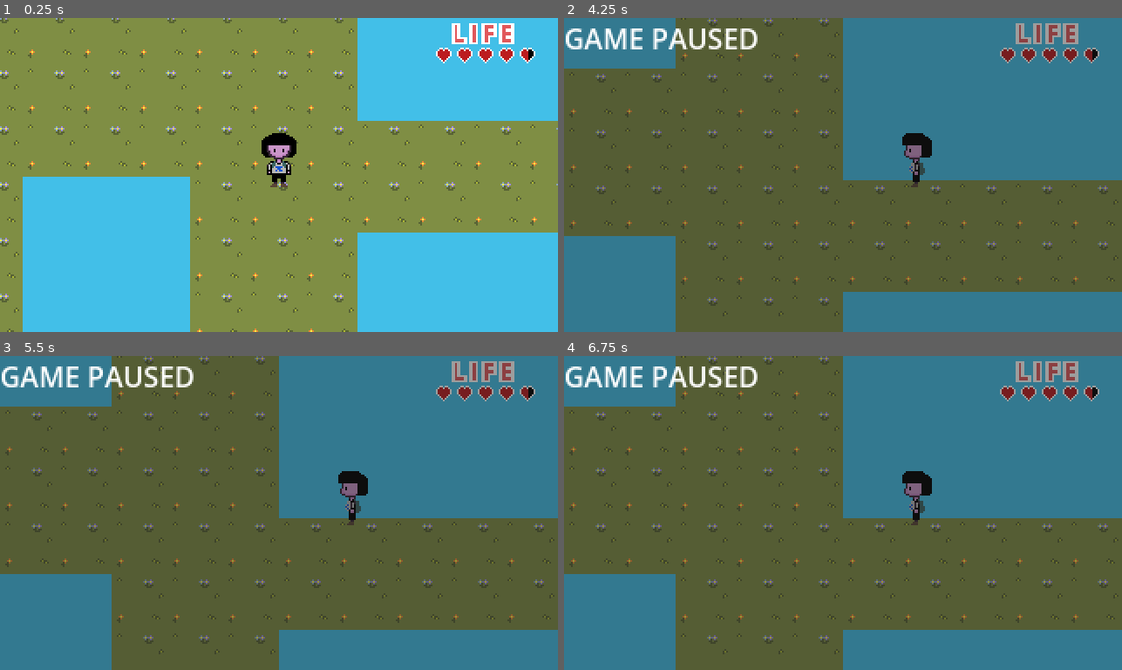
Above: before the commit, frames 1-4 (two rows, left to right).
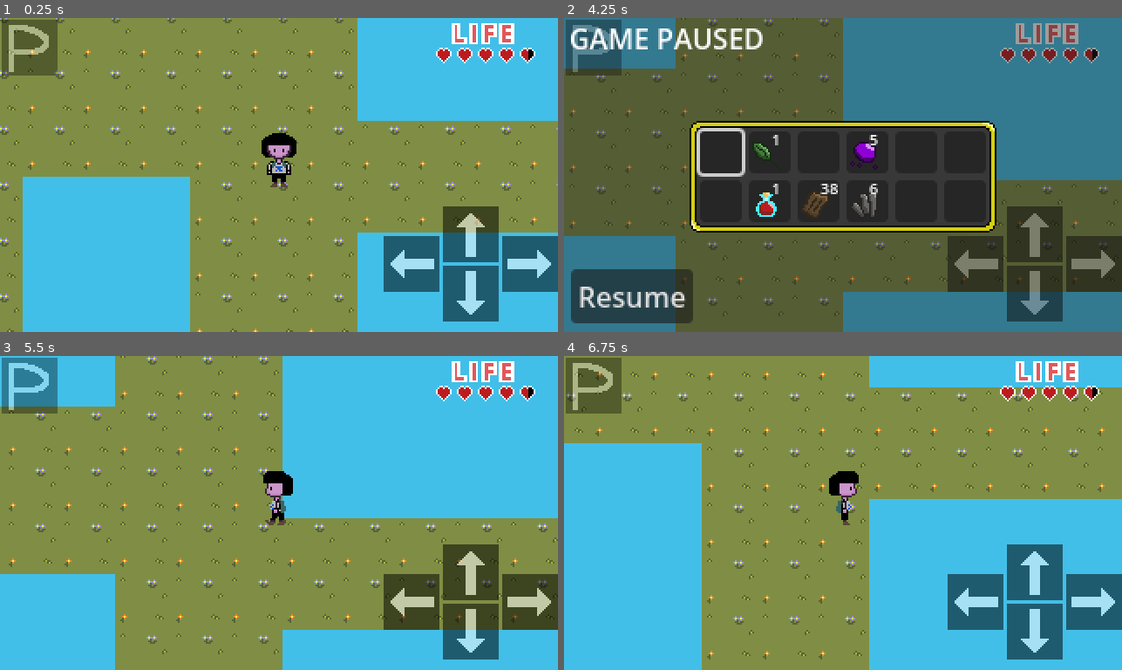
Above: after the commit, the same moments.

Repository: ViaMaqueda20/godotProj
Game: Godot game, scene res://levels/level0.tscn
The game is run twice, just before and just after one commit, with the same random seed, the same clock (stepped at 60 frames per second) and the same inputs.
Inputs (mouse positions are in pixels of both pictures, inside the frame that each line leads up to):
- Up to frame 1 (0.25 s): no input
- Up to frame 2 (4.25 s): tap Enter at 0.5 s; hold Right (key_right) 0.53-1.28 s; hold Down (key_down) 1.28-2.03 s; tap Space at 2 s; hold Right (key_right) 2.03-2.78 s; hold Up (key_up) 2.78-3.53 s; hold Left (key_left) from 3.53 s (still down); tap Escape (key_esc) at 4.15 s
- Up to frame 3 (5.5 s): release Left (key_left) at 4.25 s; click (66, 635) at 4.25 s, where only the run after the commit has a clickable "Resume"; tap Enter at 5 s; hold Left (key_left) from 5.03 s (still down)
- Up to frame 4 (6.75 s): release Left (key_left) at 5.78 s; hold Down (key_down) 5.78-6.53 s; hold Right (key_right) from 6.53 s (still down)

The runs differ from the first frame. In frame 1, 8.9% of the frame differs, in the area x 0-100%, y 0-97%; in frame 2, 33%; in frame 3, 98%; in frame 4, 99%, in the area x 0-100%, y 0-100%.

Commit message:
Added inventory and items

Diff:
--- a/project.godot
+++ b/project.godot
@@ -58,6 +58,11 @@
 ]
 }
 
+[input_devices]
+
+pointing/emulate_touch_from_mouse=true
+pointing/emulate_mouse_from_touch=false
+
 [layer_names]
 
 2d_physics/layer_1="Player"
--- /dev/null
+++ b/scenes/inventory_solt_ui.gd
@@ -0,0 +1,36 @@
+class_name InventorySlotUI extends Button
+
+var slot_data : SlotData : set = set_slot_data
+
+@onready var texture_rect: TextureRect = $TextureRect
+@onready var label: Label = $Label
+
+func _ready() -> void:
+	texture_rect.texture = null
+	label.text = ""
+
+	focus_entered.connect(_focused)
+	focus_exited.connect(_unfocused)
+	#pressed.connect(item_pressed)
+
+
+func set_slot_data(data : SlotData) -> void:
+	slot_data = data
+	if slot_data != null and slot_data.item_data != null:
+		texture_rect.texture = slot_data.item_data.texture
+		label.text = str(slot_data.quantity)
+
+
+func _focused() -> void:
+	if slot_data != null and slot_data.item_data != null:
+		PauseMenu.update_item_description(slot_data.item_data.description)
+
+
+func _unfocused() -> void:
+	PauseMenu.update_item_description("")
+
+#func item_pressed() -> void:
+	#if slot_data != null and slot_data.item_data != null:
+		#if slot_data.item_data.use():
+			#slot_data.quantity -= 1
+			#label.text = str(slot_data.quantity)
--- /dev/null
+++ b/scenes/inventory_solt_ui.tscn
@@ -0,0 +1,29 @@
+[gd_scene format=3 uid="uid://brkagkwkqod41"]
+
+[ext_resource type="Script" uid="uid://dlnk8apxwrrty" path="res://scenes/inventory_solt_ui.gd" id="1_0xeda"]
+[ext_resource type="Texture2D" uid="uid://di582hekpjtca" path="res://assets/items.png" id="2_kv2si"]
+
+[sub_resource type="AtlasTexture" id="AtlasTexture_0c2ut"]
+atlas = ExtResource("2_kv2si")
+region = Rect2(0, 0, 16, 16)
+
+[node name="InventorySoltUi" type="Button" unique_id=293172976]
+custom_minimum_size = Vector2(24, 24)
+script = ExtResource("1_0xeda")
+
+[node name="TextureRect" type="TextureRect" parent="." unique_id=672091876]
+layout_mode = 0
+offset_left = 2.0
+offset_top = 6.0
+offset_right = 18.0
+offset_bottom = 22.0
+texture = SubResource("AtlasTexture_0c2ut")
+
+[node name="Label" type="Label" parent="." unique_id=1016968270]
+layout_mode = 0
+offset_left = 13.0
+offset_top = -2.0
+offset_right = 32.0
+offset_bottom = 21.0
+theme_override_font_sizes/font_size = 9
+text = "99"
--- /dev/null
+++ b/scenes/inventory_ui.gd
@@ -0,0 +1,41 @@
+class_name InventoryUI extends Control
+
+const INVENTORY_SLOT_UI = preload("res://scenes/inventory_solt_ui.tscn")
+
+var focus_index : int = 0
+
+@export var inventory_data : InventoryData
+
+func _ready() -> void:
+	PauseMenu.shown.connect(update_inventory)
+	PauseMenu.hidden.connect(clear_inventory)
+	inventory_data.changed.connect(inventory_changed)
+
+func clear_inventory() -> void:
+	for c in get_children():
+		c.queue_free()
+
+func update_inventory() -> void:
+	for s in inventory_data.slots:
+		var slot : InventorySlotUI = INVENTORY_SLOT_UI.instantiate()
+		add_child(slot)
+		slot.slot_data = s
+
+	await get_tree().process_frame
+	get_child(focus_index).grab_focus()
+	focus_index = 0
+
+
+func set_focus_index() -> void:
+	focus_index = 0
+	for i in get_child_count():
+		if get_child(i) is InventorySlotUI:
+			if get_child(i).has_focus():
+				break
+			focus_index += 1
+
+
+func inventory_changed() -> void:
+	set_focus_index()
+	clear_inventory()
+	update_inventory()
--- a/scenes/pause_menu.gd
+++ b/scenes/pause_menu.gd
@@ -3,10 +3,14 @@
 signal shown()
 signal hidden()
 
+@onready var resume_button : Button = $Control/Button
+@onready var item_description_label: Label = $Control/ItemDescriptionLabel
+
 var is_paused : bool
 
 func _ready() -> void:
 	LevelManager.level_load_started.connect(hide_pause_menu)
+	resume_button.pressed.connect(hide_pause_menu)
 	hide_pause_menu()
 
 func _unhandled_input(event: InputEvent) -> void:
@@ -28,3 +32,6 @@
 	visible = false
 	get_tree().paused = false
 	hidden.emit()
+
+func update_item_description(text : String) -> void:
+	item_description_label.text = text
--- a/scenes/pause_menu.tscn
+++ b/scenes/pause_menu.tscn
@@ -1,6 +1,59 @@
 [gd_scene format=3 uid="uid://c5o8yxhwb2ut"]
 
 [ext_resource type="Script" uid="uid://byk641trpbdl0" path="res://scenes/pause_menu.gd" id="1_n87rw"]
+[ext_resource type="Script" uid="uid://uuqhpf44odvs" path="res://scenes/inventory_ui.gd" id="2_kukqi"]
+[ext_resource type="Texture2D" uid="uid://bwie4wbsew1yg" path="res://assets/item_container.png" id="3_5d2l8"]
+[ext_resource type="Script" uid="uid://b8y8nijyvfm0h" path="res://scripts/inventory_data.gd" id="4_7l7mv"]
+[ext_resource type="Script" uid="uid://dsk4dpo1jd77l" path="res://scripts/slot_data.gd" id="5_v4r4p"]
+[ext_resource type="Resource" uid="uid://gqlhf6mmuypj" path="res://scripts/leaf.tres" id="6_71k7c"]
+[ext_resource type="Resource" uid="uid://cttx1km1x5bx" path="res://scripts/slime.tres" id="6_v4r4p"]
+[ext_resource type="Resource" uid="uid://nrbxqfin4h1i" path="res://scripts/potion.tres" id="8_cmnsq"]
+[ext_resource type="Resource" uid="uid://cv6rnvkgf4gfd" path="res://scripts/bark.tres" id="9_ofnjo"]
+[ext_resource type="Resource" uid="uid://dc0ql7f246kst" path="res://scripts/mineral.tres" id="10_1rgno"]
+
+[sub_resource type="StyleBoxTexture" id="StyleBoxTexture_0c2ut"]
+content_margin_left = 6.0
+content_margin_top = 6.0
+content_margin_right = 6.0
+content_margin_bottom = 6.0
+texture = ExtResource("3_5d2l8")
+texture_margin_left = 10.0
+texture_margin_top = 10.0
+texture_margin_right = 10.0
+texture_margin_bottom = 10.0
+
+[sub_resource type="Resource" id="Resource_x12pp"]
+script = ExtResource("5_v4r4p")
+item_data = ExtResource("6_71k7c")
+metadata/_custom_type_script = "uid://dsk4dpo1jd77l"
+
+[sub_resource type="Resource" id="Resource_7l7mv"]
+script = ExtResource("5_v4r4p")
+item_data = ExtResource("6_v4r4p")
+quantity = 5
+metadata/_custom_type_script = "uid://dsk4dpo1jd77l"
+
+[sub_resource type="Resource" id="Resource_gd8qq"]
+script = ExtResource("5_v4r4p")
+item_data = ExtResource("8_cmnsq")
+metadata/_custom_type_script = "uid://dsk4dpo1jd77l"
+
+[sub_resource type="Resource" id="Resource_tgv27"]
+script = ExtResource("5_v4r4p")
+item_data = ExtResource("9_ofnjo")
+quantity = 38
+metadata/_custom_type_script = "uid://dsk4dpo1jd77l"
+
+[sub_resource type="Resource" id="Resource_16es3"]
+script = ExtResource("5_v4r4p")
+item_data = ExtResource("10_1rgno")
+quantity = 6
+metadata/_custom_type_script = "uid://dsk4dpo1jd77l"
+
+[sub_resource type="Resource" id="Resource_fddbe"]
+script = ExtResource("4_7l7mv")
+slots = Array[ExtResource("5_v4r4p")]([null, SubResource("Resource_x12pp"), null, SubResource("Resource_7l7mv"), null, null, null, SubResource("Resource_gd8qq"), SubResource("Resource_tgv27"), SubResource("Resource_16es3"), null, null])
+metadata/_custom_type_script = "uid://b8y8nijyvfm0h"
 
 [node name="PauseMenu" type="CanvasLayer" unique_id=1521935836]
 process_mode = 3
@@ -9,8 +62,8 @@
 [node name="Control" type="Control" parent="." unique_id=1364762425]
 layout_mode = 3
 anchors_preset = 0
-offset_right = 40.0
-offset_bottom = 40.0
+offset_right = 320.0
+offset_bottom = 179.0
 
 [node name="ColorRect" type="ColorRect" parent="Control" unique_id=158122670]
 modulate = Color(0.12156863, 0.12156863, 0.12156863, 0.4392157)
@@ -20,6 +73,48 @@
 
 [node name="Label" type="Label" parent="Control" unique_id=883028112]
 layout_mode = 0
-offset_right = 40.0
+offset_left = 3.0
+offset_right = 115.0
 offset_bottom = 23.0
 text = "GAME PAUSED"
+
+[node name="Button" type="Button" parent="Control" unique_id=32994076]
+layout_mode = 0
+offset_left = 4.0
+offset_top = 144.0
+offset_right = 74.0
+offset_bottom = 175.0
+text = "Resume"
+
+[node name="ItemDescriptionLabel" type="Label" parent="Control" unique_id=2129967746]
+layout_mode = 0
+offset_left = 111.0
+offset_top = 124.0
+offset_right = 307.0
+offset_bottom = 172.0
+horizontal_alignment = 1
+vertical_alignment = 1
+autowrap_mode = 2
+
+[node name="PanelContainer" type="PanelContainer" parent="Control" unique_id=508684455]
+layout_mode = 1
+anchors_preset = 8
+anchor_left = 0.5
+anchor_top = 0.5
+anchor_right = 0.5
+anchor_bottom = 0.5
+offset_left = -86.0
+offset_top = -25.5
+offset_right = 86.0
+offset_bottom = 28.5
+grow_horizontal = 2
+grow_vertical = 2
+theme_override_styles/panel = SubResource("StyleBoxTexture_0c2ut")
+
+[node name="InventoryUI" type="GridContainer" parent="Control/PanelContainer" unique_id=333376111]
+layout_mode = 2
+size_flags_horizontal = 0
+size_flags_vertical = 0
+columns = 6
+script = ExtResource("2_kukqi")
+inventory_data = SubResource("Resource_fddbe")
--- /dev/null
+++ b/scripts/inventory_data.gd
@@ -0,0 +1,74 @@
+class_name InventoryData extends Resource
+
+
+@export var slots : Array[SlotData]
+
+func _init() -> void:
+	connect_slots()
+
+
+func add_item(item_data : ItemData, count : int = 1) -> bool:
+	for s in slots:
+		if s != null and s.item_data != null:
+			if s.item_data == item_data:
+				s.quantity += count
+				return true
+
+	for i in slots.size():
+		if slots[i] == null:
+			var new_slot := SlotData.new()
+			new_slot.item_data = item_data
+			new_slot.quantity = count
+			slots[i] = new_slot
+			slots[i].changed.connect(slot_changed)
+			return true
+
+	return false
+
+
+func connect_slots() -> void:
+	for s in slots:
+		if s != null and s.item_data != null:
+			s.changed.connect(slot_changed)
+
+
+func slot_changed() -> void:
+	for i in slots.size():
+		if slots[i] != null:
+			if slots[i].quantity <= 0:
+				slots[i].changed.disconnect(slot_changed)
+				slots[i] = null
+				emit_changed()
+
+
+func inventory_to_save() -> Array[Dictionary]:
+	var result : Array[Dictionary] = []
+	for i in slots.size():
+		result.append(slot_data_to_dictionary(slots[i]))
+	return result
+
+
+func slot_data_to_dictionary(slot_data : SlotData) -> Dictionary:
+	var result := {item_data = "", quantity = 0}
+	if slot_data != null:
+		result.quantity = slot_data.quantity
+		if slot_data.item_data != null:
+			result.item_data = slot_data.item_data.resource_path
+	return result
+
+
+func parse_inventory_data(_slots : Array)-> void:
+	slots.clear()
+	slots.resize(_slots.size())
+	for i in slots.size():
+		slots[i] = dictionary_to_slot_data(_slots[i])
+	connect_slots()
+
+
+func dictionary_to_slot_data(dict : Dictionary) -> SlotData:
+	if dict.item_data == "":
+		return null
+	var slot_data := SlotData.new()
+	slot_data.item_data = load(dict.item_data)
+	slot_data.quantity = dict.quantity
+	return slot_data
--- /dev/null
+++ b/scripts/inventory_data.tres
@@ -0,0 +1,9 @@
+[gd_resource type="Resource" script_class="InventoryData" format=3 uid="uid://dplqy67fg7n3q"]
+
+[ext_resource type="Script" uid="uid://b8y8nijyvfm0h" path="res://scripts/inventory_data.gd" id="1_8tla2"]
+[ext_resource type="Script" uid="uid://dsk4dpo1jd77l" path="res://scripts/slot_data.gd" id="2_wl6hd"]
+
+[resource]
+script = ExtResource("1_8tla2")
+slots = Array[ExtResource("2_wl6hd")]([null, null, null, null, null, null, null, null, null, null, null, null])
+metadata/_custom_type_script = "uid://b8y8nijyvfm0h"
--- /dev/null
+++ b/scripts/leaf.tres
@@ -0,0 +1,15 @@
+[gd_resource type="Resource" script_class="ItemData" format=3 uid="uid://gqlhf6mmuypj"]
+
+[ext_resource type="Script" uid="uid://c7f0p4ydqa32u" path="res://scenes/item_data.gd" id="1_c7xno"]
+[ext_resource type="Texture2D" uid="uid://di582hekpjtca" path="res://assets/items.png" id="2_fslqr"]
+
+[sub_resource type="AtlasTexture" id="AtlasTexture_fslqr"]
+atlas = ExtResource("2_fslqr")
+region = Rect2(32, 0, 16, 16)
+
+[resource]
+script = ExtResource("1_c7xno")
+name = "Leaf"
+description = "ora ma mino we we"
+texture = SubResource("AtlasTexture_fslqr")
+metadata/_custom_type_script = "uid://c7f0p4ydqa32u"
--- /dev/null
+++ b/scripts/mineral.tres
@@ -0,0 +1,15 @@
+[gd_resource type="Resource" script_class="ItemData" format=3 uid="uid://dc0ql7f246kst"]
+
+[ext_resource type="Script" uid="uid://c7f0p4ydqa32u" path="res://scenes/item_data.gd" id="1_vtanj"]
+[ext_resource type="Texture2D" uid="uid://di582hekpjtca" path="res://assets/items.png" id="2_da52d"]
+
+[sub_resource type="AtlasTexture" id="AtlasTexture_fslqr"]
+atlas = ExtResource("2_da52d")
+region = Rect2(0, 0, 16, 16)
+
+[resource]
+script = ExtResource("1_vtanj")
+name = "Mineral"
+description = "C'attuppi u poccu"
+texture = SubResource("AtlasTexture_fslqr")
+metadata/_custom_type_script = "uid://c7f0p4ydqa32u"
--- /dev/null
+++ b/scripts/potion.tres
@@ -0,0 +1,15 @@
+[gd_resource type="Resource" script_class="ItemData" format=3 uid="uid://nrbxqfin4h1i"]
+
+[ext_resource type="Script" uid="uid://c7f0p4ydqa32u" path="res://scenes/item_data.gd" id="1_mmnj4"]
+[ext_resource type="Texture2D" uid="uid://di582hekpjtca" path="res://assets/items.png" id="2_4ipwy"]
+
+[sub_resource type="AtlasTexture" id="AtlasTexture_16es3"]
+atlas = ExtResource("2_4ipwy")
+region = Rect2(64, 0, 16, 16)
+
+[resource]
+script = ExtResource("1_mmnj4")
+name = "Potion"
+description = "vino"
+texture = SubResource("AtlasTexture_16es3")
+metadata/_custom_type_script = "uid://c7f0p4ydqa32u"
--- /dev/null
+++ b/scripts/slime.tres
@@ -0,0 +1,15 @@
+[gd_resource type="Resource" script_class="ItemData" format=3 uid="uid://cttx1km1x5bx"]
+
+[ext_resource type="Script" uid="uid://c7f0p4ydqa32u" path="res://scenes/item_data.gd" id="1_gd8qq"]
+[ext_resource type="Texture2D" uid="uid://di582hekpjtca" path="res://assets/items.png" id="2_tgv27"]
+
+[sub_resource type="AtlasTexture" id="AtlasTexture_fslqr"]
+atlas = ExtResource("2_tgv27")
+region = Rect2(16, 0, 16, 16)
+
+[resource]
+script = ExtResource("1_gd8qq")
+name = "Slime"
+description = "sburracchiato viola"
+texture = SubResource("AtlasTexture_fslqr")
+metadata/_custom_type_script = "uid://c7f0p4ydqa32u"
--- /dev/null
+++ b/scripts/slot_data.gd
@@ -0,0 +1,11 @@
+class_name SlotData extends Resource
+
+
+@export var item_data : ItemData
+@export var quantity : int = 1 : set = set_quantity
+
+
+func set_quantity(value : int) -> void:
+	quantity = value
+	if quantity <= 0:
+		emit_changed()
Binary file added: assets/item_container.png
Not shown, added: assets/item_container.png.import
Not shown, added: scenes/inventory_solt_ui.gd.uid
Not shown, added: scenes/inventory_ui.gd.uid
Not shown: 1 places in scripts/bark.tres that only renumber resources
Not shown, added: scripts/inventory_data.gd.uid
Not shown, added: scripts/slot_data.gd.uid
